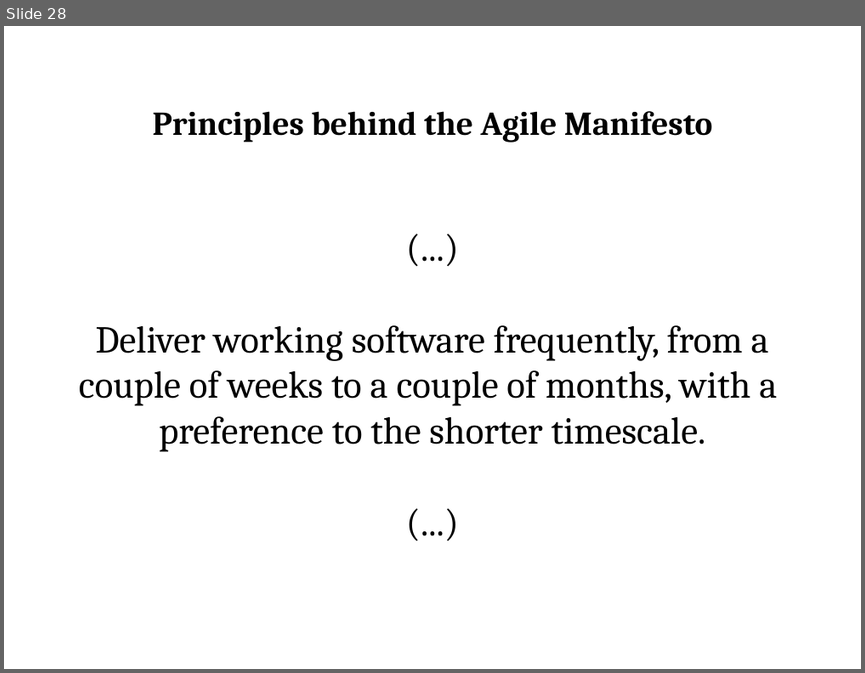
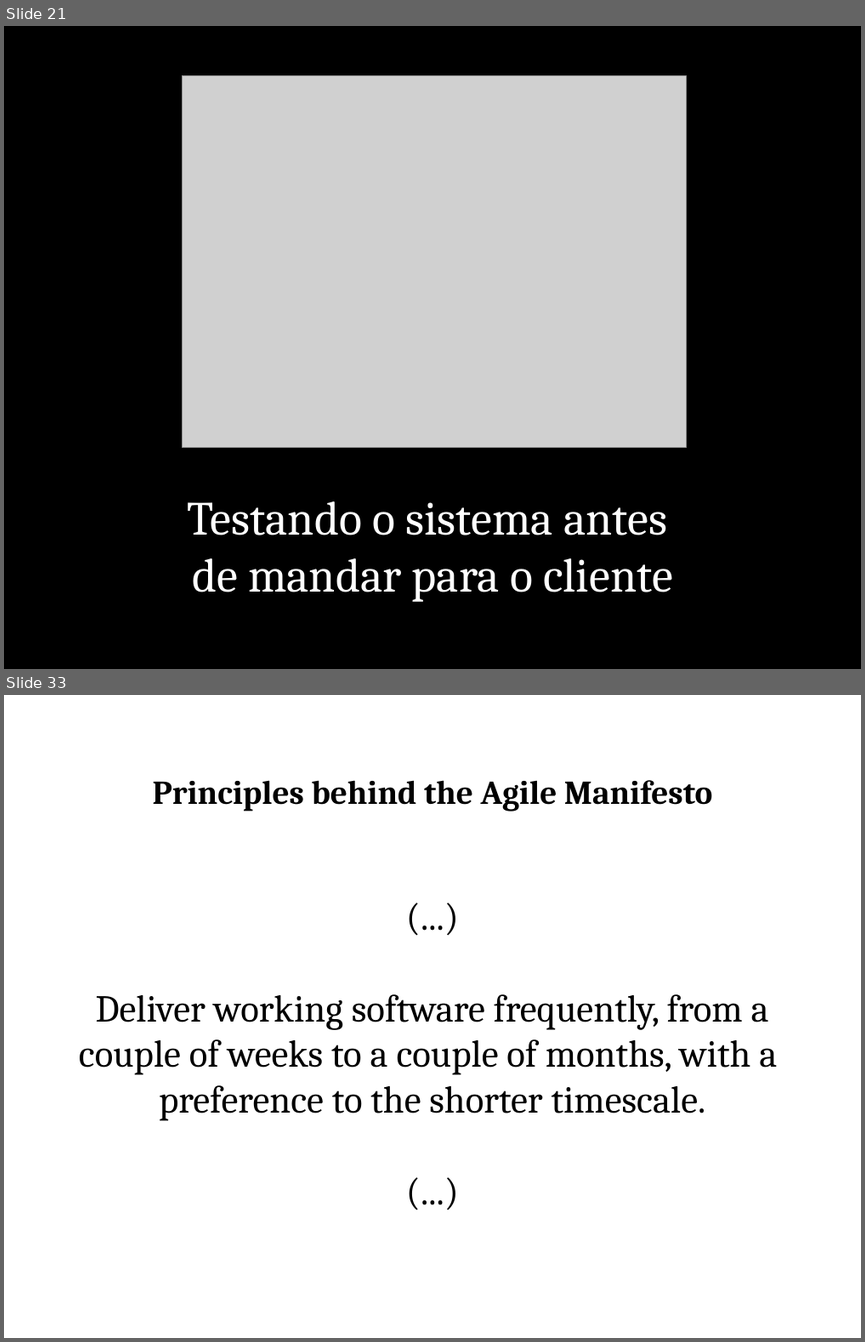
Before and after one commit to juanplopes/ci-alem-do-build, a slide deck: Presentation.pptx. Shown one above the other, each under a label of ours: slide 28 before the commit, slides 21 and 33 after it; the slides between them are not shown. The pictures are 865x673 and 865x1342 pixels, drawn with LibreOffice and Linux fonts; fonts in the diff are those of the drawing; grey boxes stand for pictures; background and template pictures are left out. Boxes give left, top, right and bottom in pixels: in the first picture for what was removed or moved away, otherwise in the second. Text is boxed around its words. In the diff, an @@ line names an element or a change of style, - is before the commit and + after.

```diff
--- a/Presentation.pptx
+++ b/Presentation.pptx
@@ slide 21 added at (x1=4, y1=26, x2=861, y2=669), background #000000 @@
@@ picture added at (x1=182, y1=75, x2=686, y2=447) @@
@@ text added at (x1=188, y1=501, x2=672, y2=601), 40 pt, text #FFFFFF @@
+Testando o sistema antes
+de mandar para o cliente
@@ what was slide 28 is now slide 33 @@
```
Also in this commit, not shown: 6 slides changed, 18 other slides added, 14 slides removed, 3 other files.
